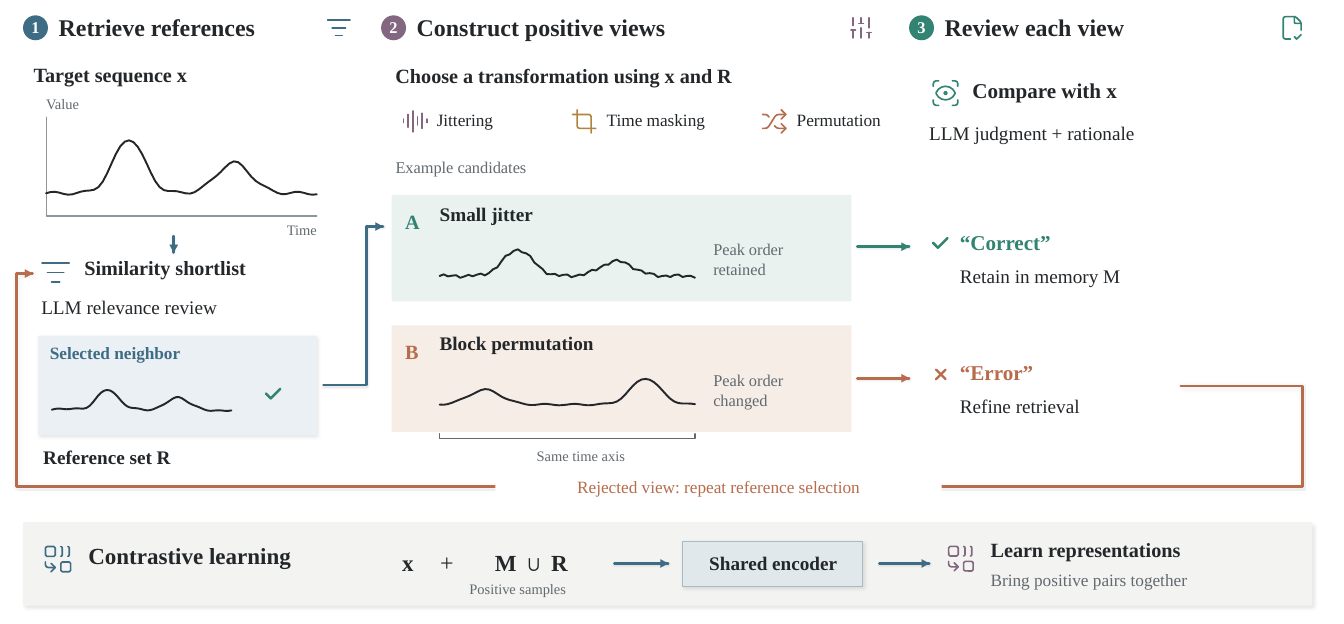
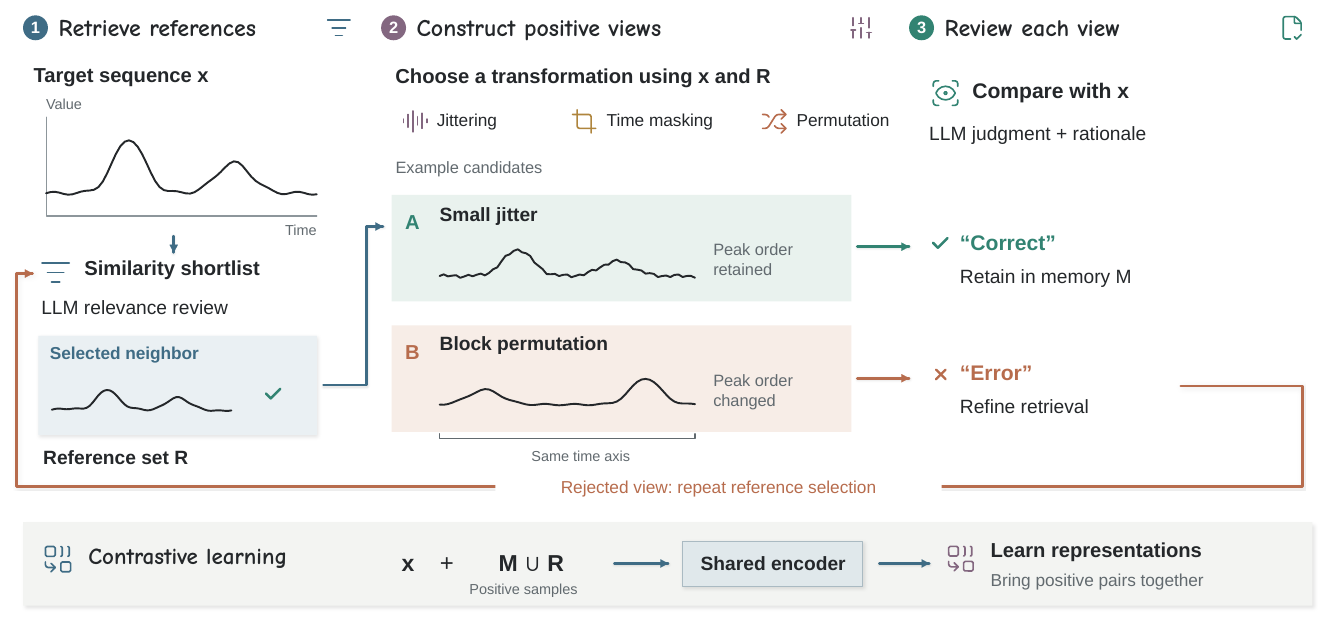
Before and after one commit to Minions-Land/Time-Series-Agents-Survey, a slide deck: slide 1 of artifacts/semantic_revision_20261022/pptx/Figure09_Semantic.pptx. Drawn at 1344x624 pixels with LibreOffice and Linux fonts; fonts in the diff are those of the drawing. Boxes give left, top, right and bottom in pixels: in the first picture for what was removed or moved away, otherwise in the second. Text is boxed around its words. In the diff, an @@ line names an element or a change of style, - is before the commit and + after.

```diff
--- a/artifacts/semantic_revision_20261022/pptx/Figure09_Semantic.pptx
+++ b/artifacts/semantic_revision_20261022/pptx/Figure09_Semantic.pptx
@@ font Times New Roman to Comic Neue in 4 elements at [59,19,256,36], [417,20,662,41], [945,19,1121,37], [88,548,287,568] @@
@@ font Times New Roman to Arial in 36 elements at [31,21,40,33], [34,68,208,87], [285,224,317,235], [46,98,82,109], [84,260,260,279], [41,300,227,314], [50,346,199,363], [43,450,188,464], [389,21,398,33], [395,68,771,88], [437,113,497,130], [607,113,713,130], [797,113,890,126], [396,161,542,177], [405,215,420,229], [440,207,538,225], [713,243,793,275], [405,345,420,359], [440,336,608,354], [713,374,793,409], [531,450,630,461], [917,21,926,33], [972,82,1129,103], [929,126,1147,144], [960,235,1056,250], [960,269,1132,287], [960,365,1032,380], [960,399,1089,413], [561,480,876,497], [402,559,415,571], [499,555,564,571], [469,583,578,597], [701,556,846,570], [991,542,1202,562], [991,573,1204,590], [434,546,460,579] @@
```
Also in this commit, not shown: 28 other files.
